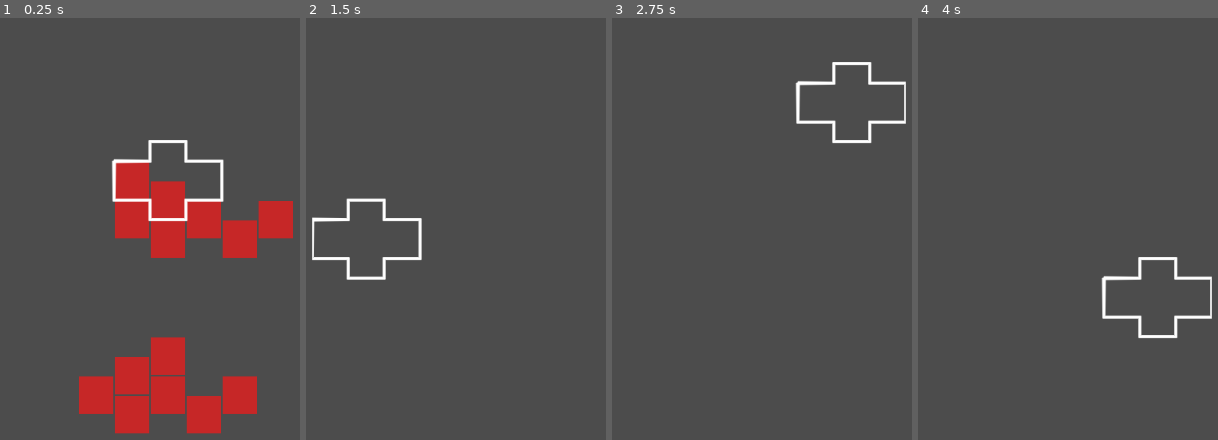
Above: before the commit, frames 1-4 (left to right).
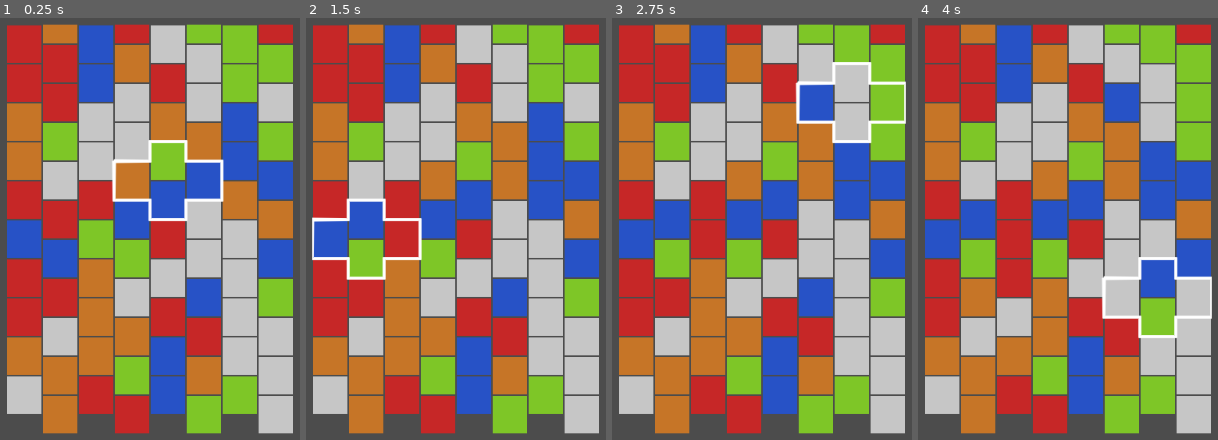
Above: after the commit, the same moments.

Repository: umxprime/puzzlebattles
Game: Godot game, scene res://Scenes/Main.tscn
Same seed, same stepped clock (60 frames per second), same inputs: the game is played once before the commit and once after it.
Inputs (mouse positions are in pixels of both pictures, inside the frame that each line leads up to):
- Up to frame 1 (0.25 s): no input
- Up to frame 2 (1.5 s): tap Enter at 0.5 s; move the mouse to (outside the picture) at 0.52 s; click (outside the picture) at 0.67 s; tap Space at 0.77, 1.25 s; move the mouse to (outside the picture) at 1.27 s; click (outside the picture) at 1.42 s
- Up to frame 3 (2.75 s): tap Space at 1.52 s; tap Enter at 2 s; move the mouse to (843, 127) at 2.02 s; click (843, 127) at 2.17 s
- Up to frame 4 (4 s): tap Space at 2.75, 3.02, 3.77 s; move the mouse to (1029, 321) at 2.77 s; click (1029, 321) at 2.92 s; tap Enter at 3.5 s; move the mouse to (outside the picture) at 3.52 s; click (outside the picture) at 3.67 s

The runs differ from the first frame. In frame 1, 82% of the frame differs, in the area x 2-98%, y 1-99%; in frame 2, 85%; in frame 3, 85%; in frame 4, 85%.

Commit message:
Use level with random blocks

Diff:
--- a/Nodes/Root.gd
+++ b/Nodes/Root.gd
@@ -7,7 +7,7 @@
 var _level:Dictionary
 
 func _init():
-	_level = _createTestLevel()
+	_level = _createRandomLevel()
 	_cursor = _createCursor(_level)
 	_grid = _createGrid(_cursor, _level)
 
